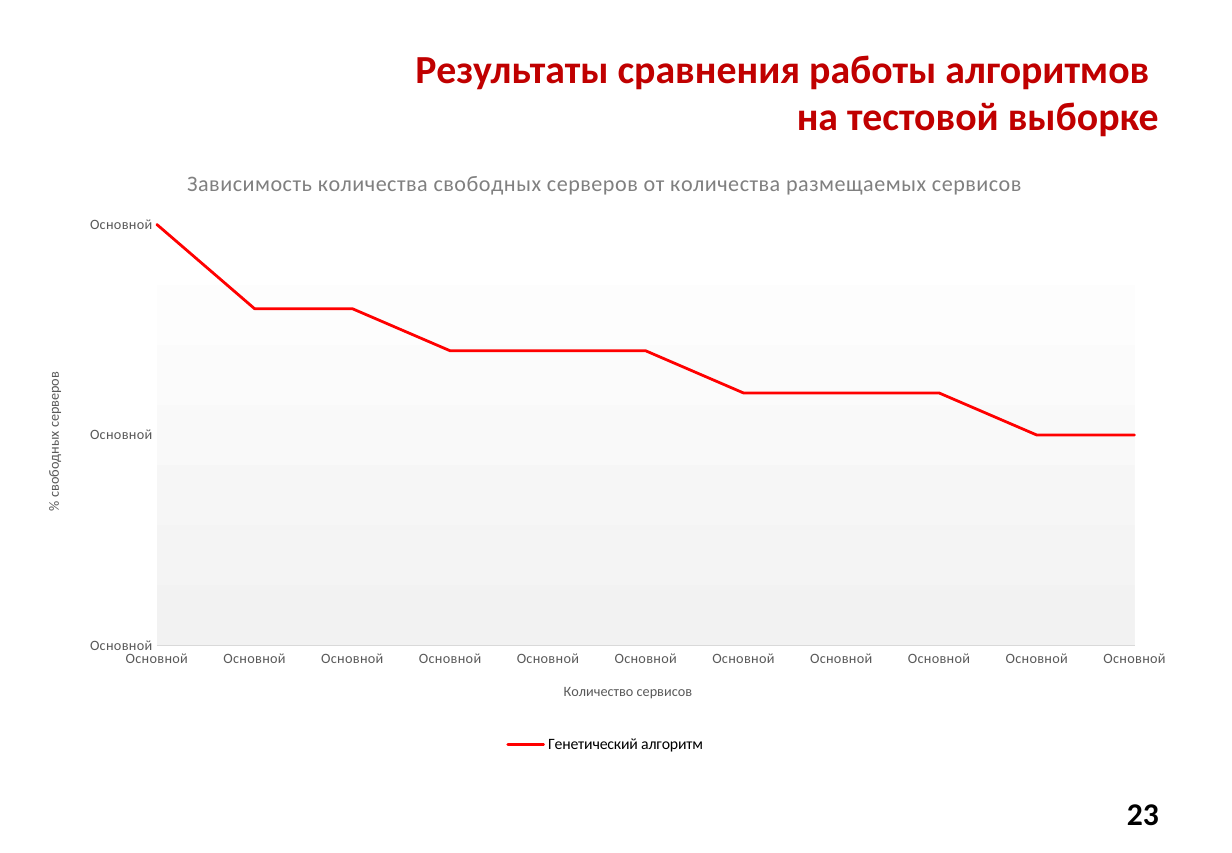
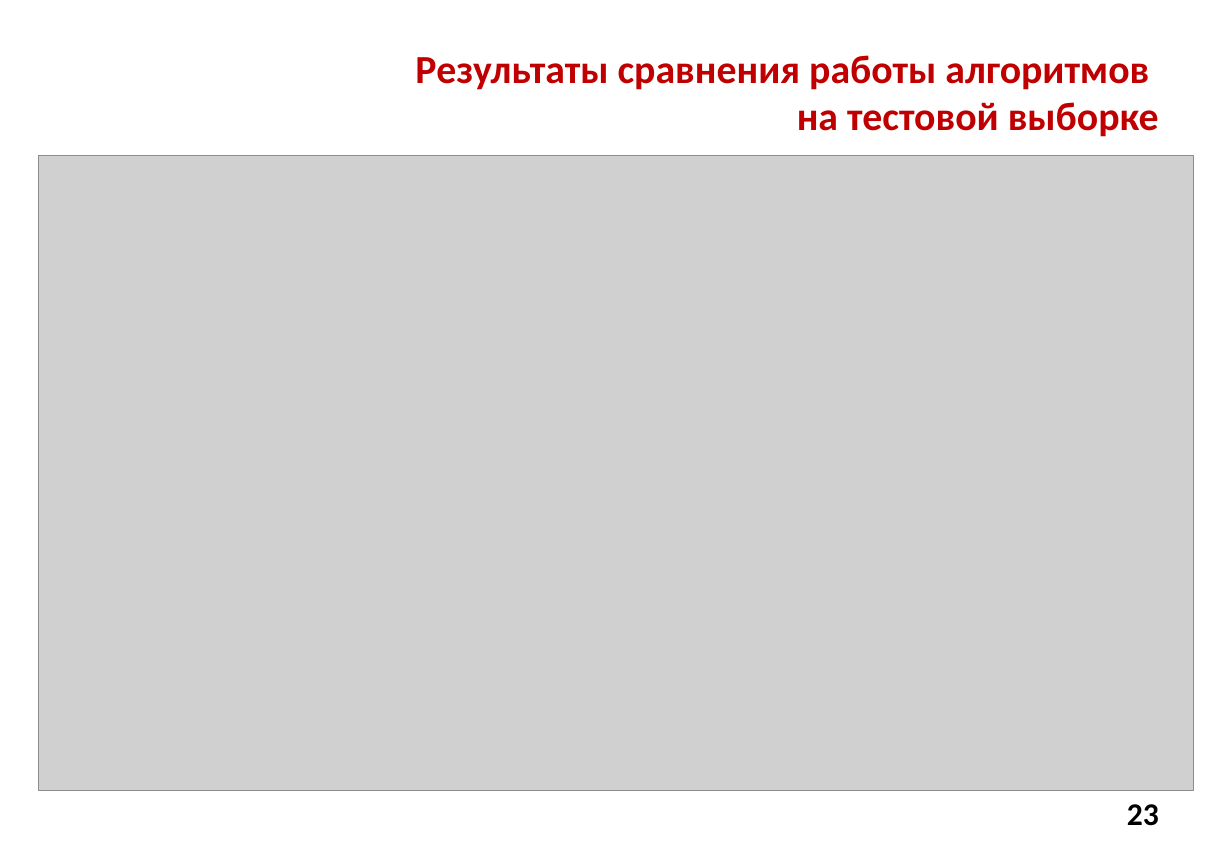
Before and after one commit to Alex-made/diplom, a slide deck: slide 23 of Презентация/Презентация диплома.pptx. Drawn at 1232x853 pixels with LibreOffice and Linux fonts; fonts in the diff are those of the drawing; grey boxes stand for pictures; background and template pictures are left out. Boxes give left, top, right and bottom in pixels: in the first picture for what was removed or moved away, otherwise in the second. Text is boxed around its words. In the diff, an @@ line names an element or a change of style, - is before the commit and + after.

```diff
--- a/Презентация/Презентация диплома.pptx
+++ b/Презентация/Презентация диплома.pptx
@@ line chart removed at <box>22,146,1190,759</box> @@
-title "Зависимость количества свободных серверов от количества размещаемых сервисов"
-categories: 0, 5, 10, 15, 20, 25, 30, 35, 40, 45, 50
-Генетический алгоритм: 100, 80, 80, 70, 70, 70, 60, 60, 60, 50, 50
@@ picture added at <box>39,155,1193,791</box> @@
```
Also in this commit, not shown: 7 other slides changed, 3 other files.
